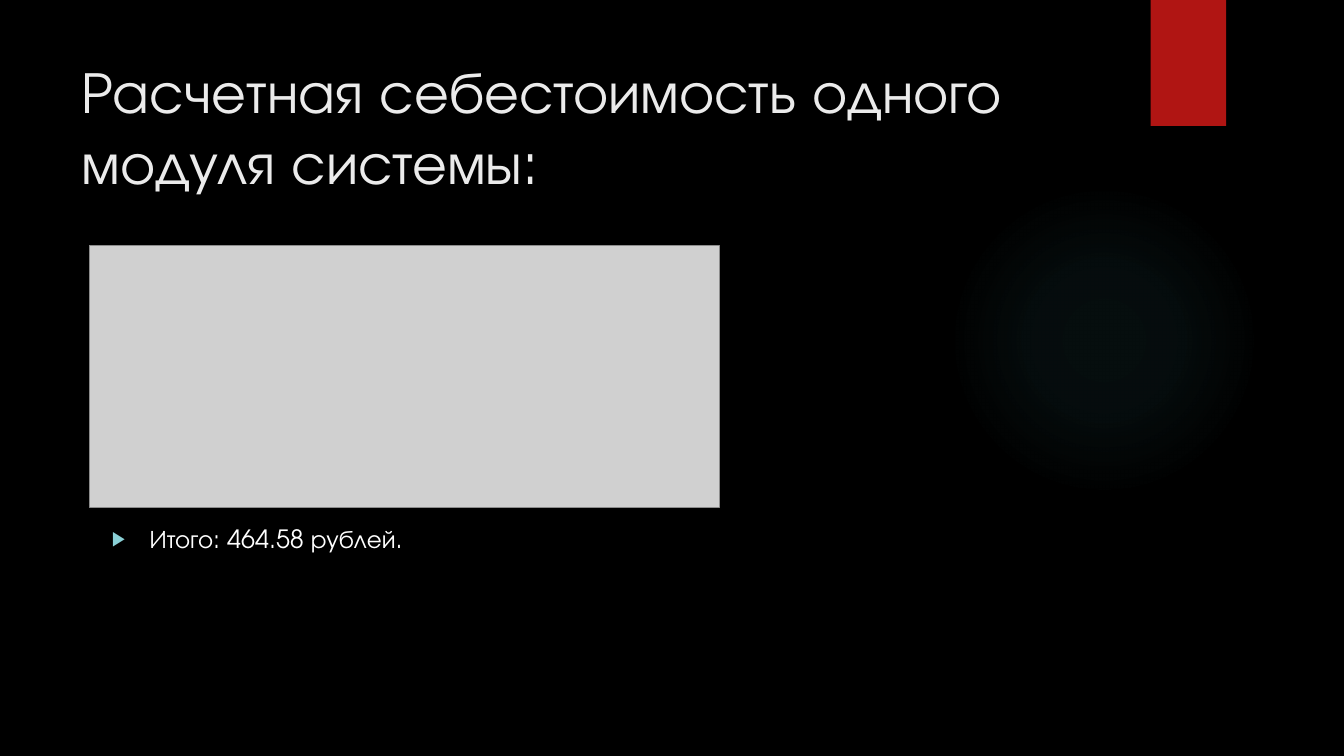
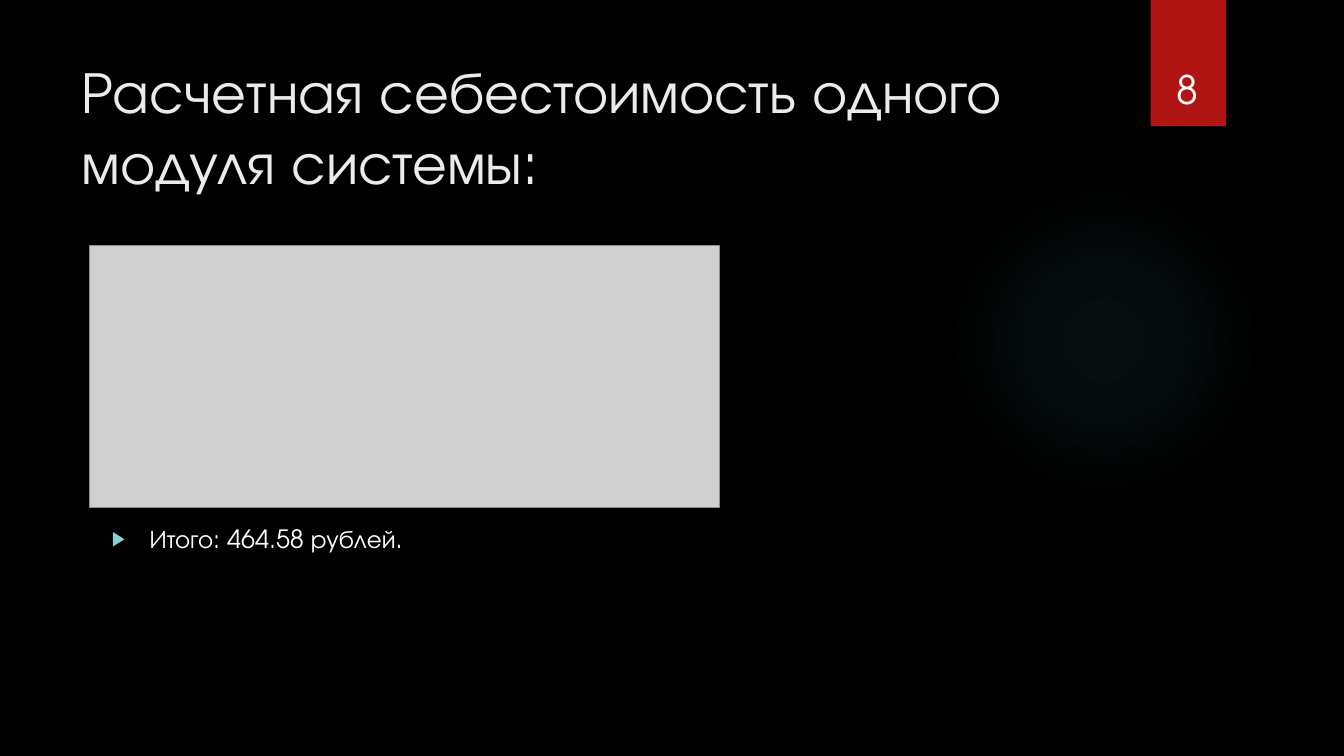
Before and after one commit to VitSaf/NIR, a slide deck: slide 8 of Презентация Microsoft PowerPoint.pptx (slide 7 before the commit). Drawn at 1344x756 pixels with LibreOffice and Linux fonts; fonts in the diff are those of the drawing; grey boxes stand for pictures; background and template pictures are left out. Boxes give left, top, right and bottom in pixels: in the first picture for what was removed or moved away, otherwise in the second. Text is boxed around its words. In the diff, an @@ line names an element or a change of style, - is before the commit and + after.

```diff
--- a/Презентация Microsoft PowerPoint.pptx
+++ b/Презентация Microsoft PowerPoint.pptx
@@ page number added at box(1177, 74, 1199, 105), 28 pt, text #FFFFFF @@
+8
```
Also in this commit, not shown: 6 other slides changed, 2 slides added, 2 other files.
